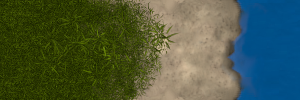
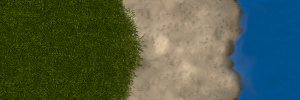
Layers edited between the first and the second 300 × 100 image:
painted on "Grass overlay" over [34, 0, 181, 100]
painted on "Sand" over [76, 0, 124, 100]
